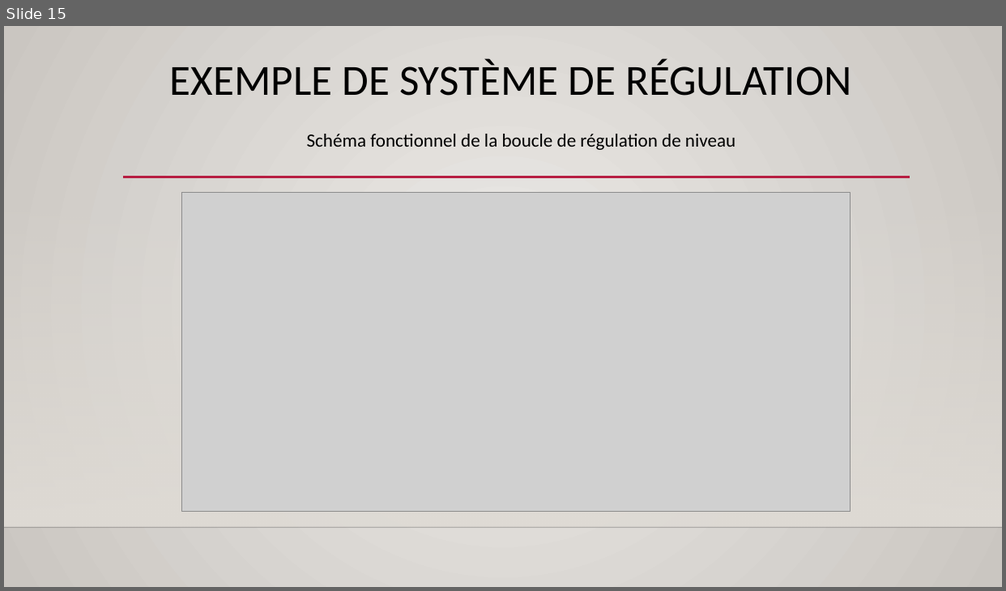
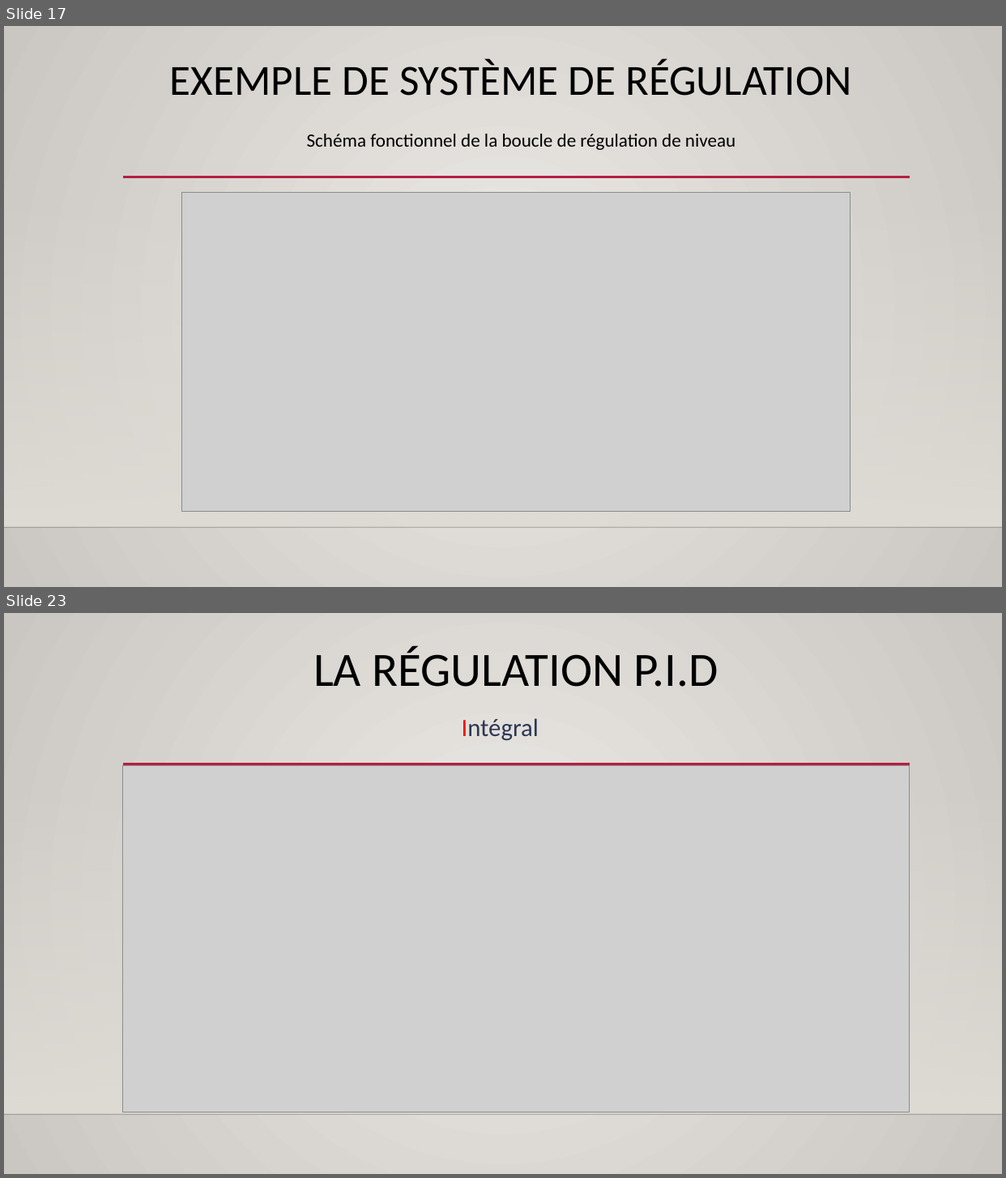
Before and after one commit to Aboudara/Document, a slide deck: Formation regulation.pptx. Shown one above the other, each under a label of ours: slide 15 before the commit, slides 17 and 23 after it; the slides between them are not shown. The pictures are 1006x591 and 1006x1178 pixels, drawn with LibreOffice and Linux fonts; fonts in the diff are those of the drawing; grey boxes stand for pictures; background and template pictures are left out. Boxes give left, top, right and bottom in pixels: in the first picture for what was removed or moved away, otherwise in the second. Text is boxed around its words. In the diff, an @@ line names an element or a change of style, - is before the commit and + after.

```diff
--- a/Formation regulation.pptx
+++ b/Formation regulation.pptx
@@ slide 23 added at (x1=4, y1=613, x2=1002, y2=1174), background gradient #ECEAE7 to #CAC7C1; not listed: 3 template elements that a slide beside it also shows @@
@@ title added at (x1=313, y1=646, x2=718, y2=687), 46 pt, text #000000 @@
+LA RÉGULATION P.I.D
@@ text added at (x1=462, y1=718, x2=539, y2=741), 24 pt, text #2C3753 @@
+Intégral
@@ picture added at (x1=123, y1=766, x2=909, y2=1113) @@
@@ what was slide 15 is now slide 17 @@
```
Also in this commit, not shown: 1 slide changed, 23 other slides added, 1 other file.
